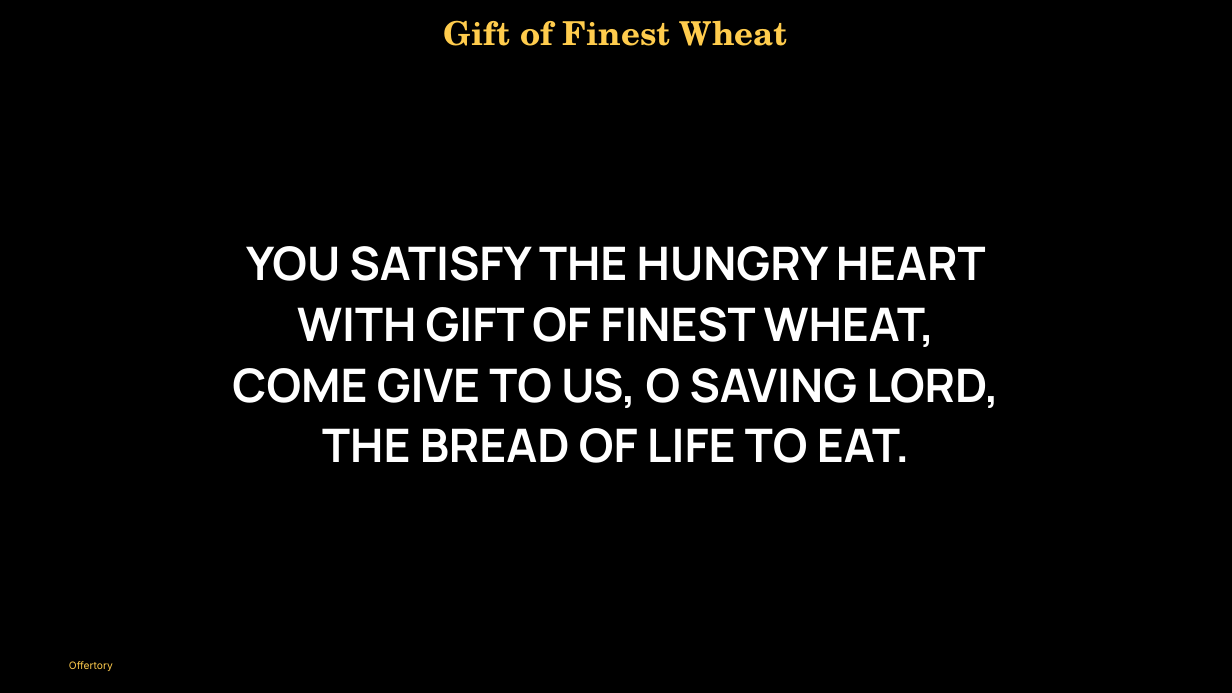
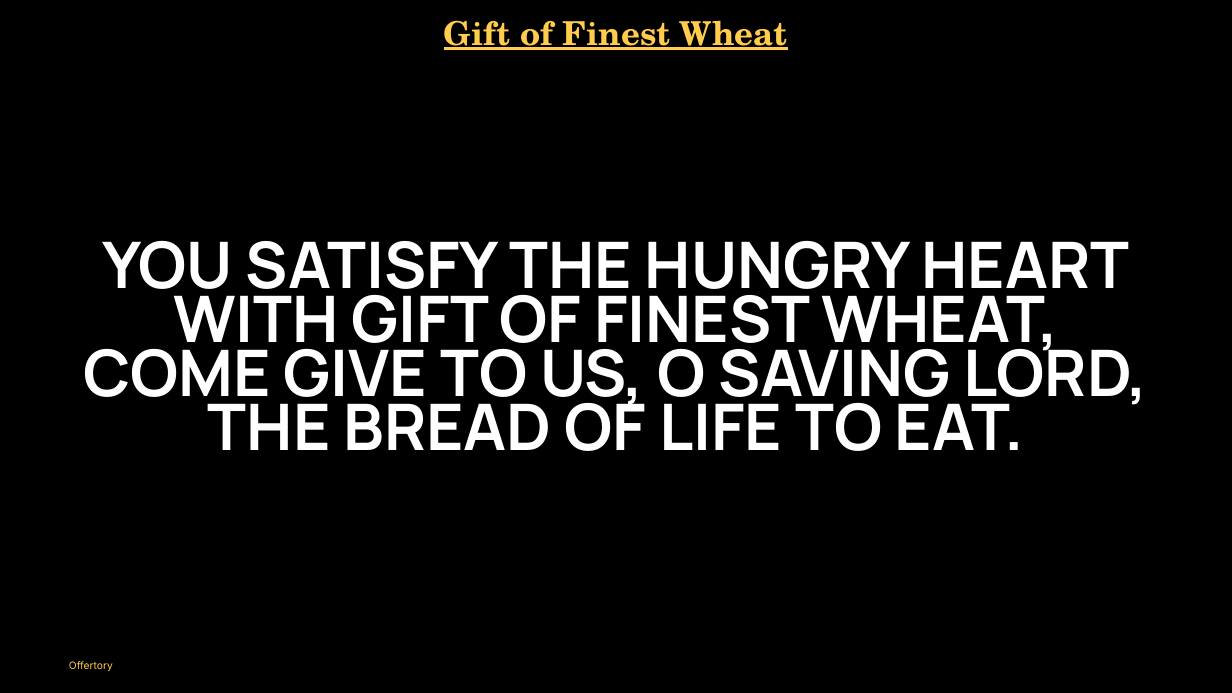
Before and after one commit to divinogabriel9/verbum, a slide deck: slide 34 of outputs/GFCC14Jun2026_11thSundayinOrdinaryTime.pptx (slide 33 before the commit). Drawn at 1232x693 pixels with LibreOffice and Linux fonts; fonts in the diff are those of the drawing. Boxes give left, top, right and bottom in pixels: in the first picture for what was removed or moved away, otherwise in the second. Text is boxed around its words. In the diff, an @@ line names an element or a change of style, - is before the commit and + after.

```diff
--- a/outputs/GFCC14Jun2026_11thSundayinOrdinaryTime.pptx
+++ b/outputs/GFCC14Jun2026_11thSundayinOrdinaryTime.pptx
@@ text "Gift of Finest Wheat" at bbox=[444, 20, 788, 50]: underline on @@
@@ text "YOU SATISFY THE HUNGRY HEART" at bbox=[83, 241, 1149, 451]: size 54 to 75 pt; line spacing 1 to 0.7; less space between paragraphs @@
```
Also in this commit, not shown: 30 other slides changed, 2 slides added, 1 slide removed, 15 other files.
